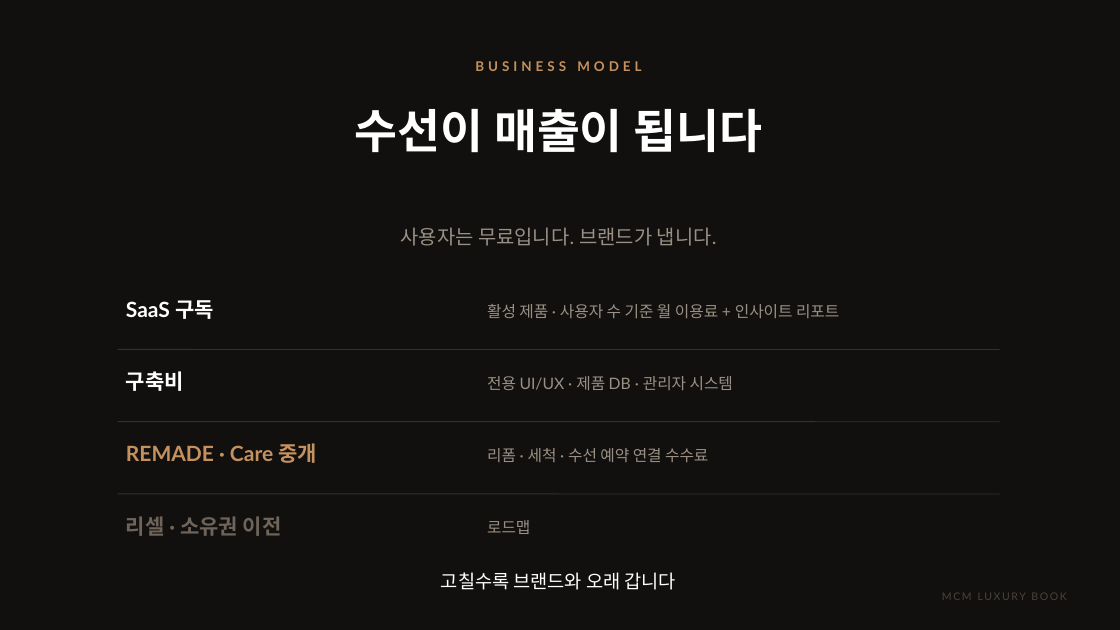
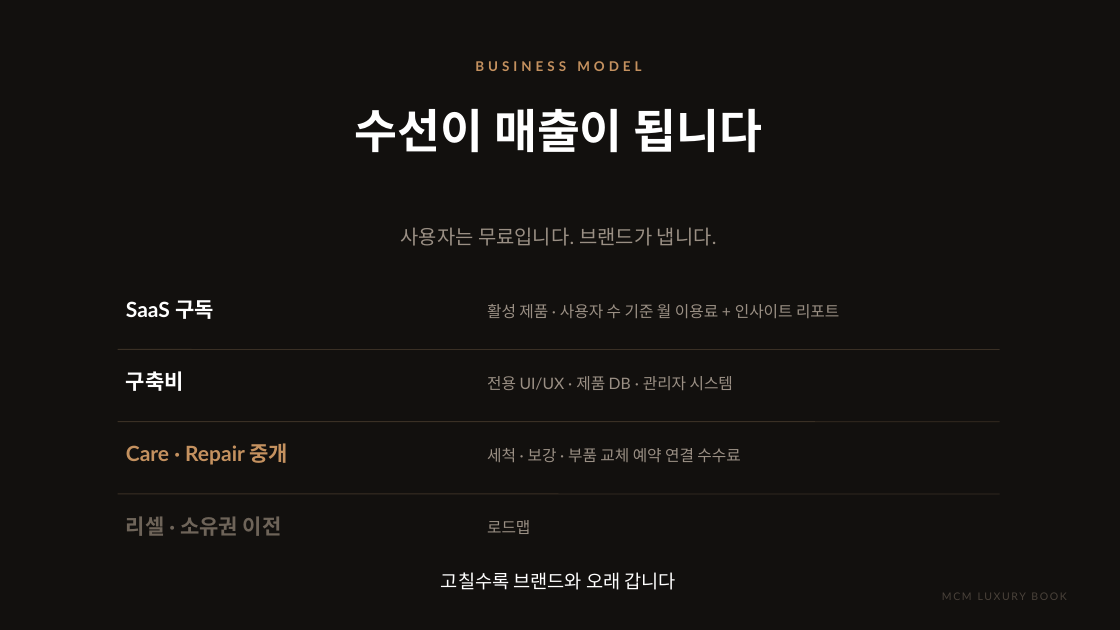
Before and after one commit to elominatedCloud/likeGonzi, a slide deck: slide 33 of docs/ir/MCM_Luxury_Book_IR.pptx (slide 31 before the commit). Drawn at 1120x630 pixels with LibreOffice and Linux fonts; fonts in the diff are those of the drawing; background and template pictures are left out. Boxes give left, top, right and bottom in pixels: in the first picture for what was removed or moved away, otherwise in the second. Text is boxed around its words. In the diff, an @@ line names an element or a change of style, - is before the commit and + after.

```diff
--- a/docs/ir/MCM_Luxury_Book_IR.pptx
+++ b/docs/ir/MCM_Luxury_Book_IR.pptx
@@ text at [126,443,289,465]: text changed @@
-REMADE · Care 중개
+Care · Repair 중개
@@ text at [487,448,740,462]: text changed @@
-리폼 · 세척 · 수선 예약 연결 수수료
+세척 · 보강 · 부품 교체 예약 연결 수수료
```
Also in this commit, not shown: 1 other slide changed, 3 slides added, 1 slide removed, 3 other files.
